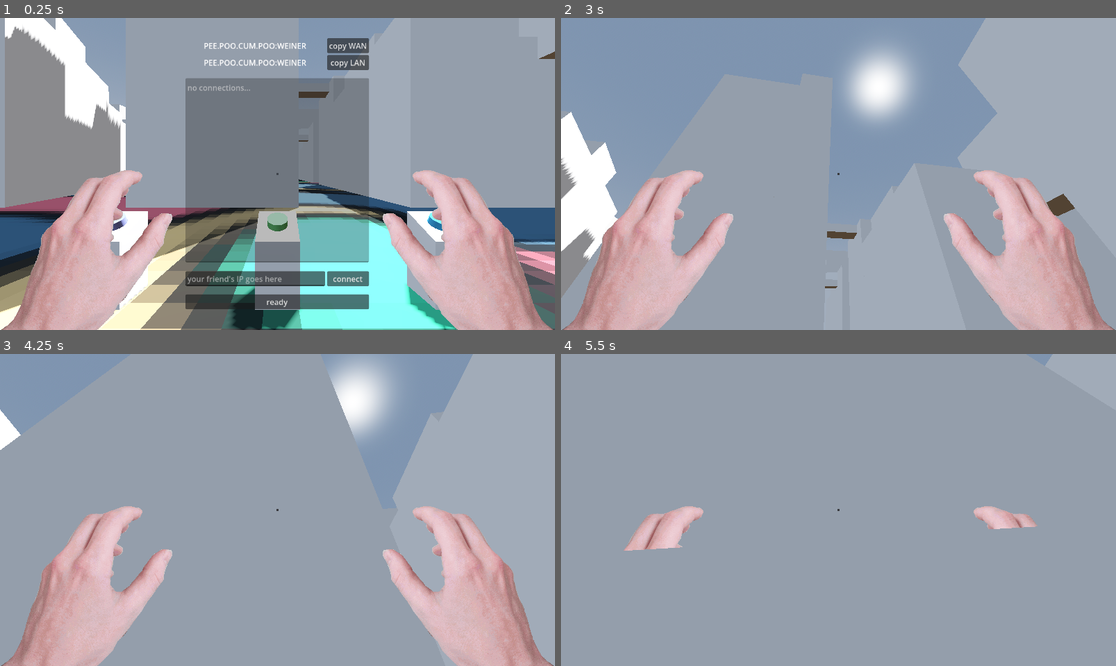
Above: before the commit, frames 1-4 (two rows, left to right).
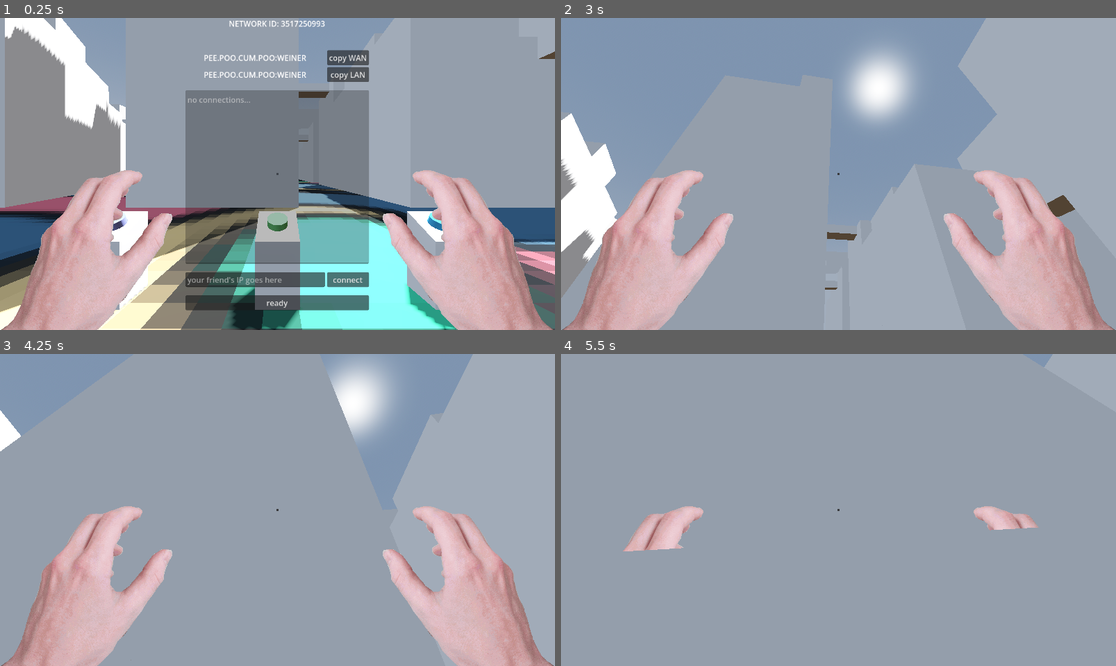
Above: after the commit, the same moments.

Repository: fennylol/tournamancy
Game: Godot game, scene res://5_global_utility/Tournamancy.tscn
Two runs of this game, one before a commit and one after it. Both use one fixed random seed, a clock stepped at 60 frames per second and the inputs below.
Inputs (mouse positions are in pixels of both pictures, inside the frame that each line leads up to):
- Up to frame 1 (0.25 s): no input
- Up to frame 2 (3 s): click (816, 280) at 0.52 s; type "12" at 0.6 s; click "connect" at 1.25 s; click "ready" at 2 s; tap Enter at 2.75 s; move the mouse to (866, 174) at 2.77 s; hold W (up) from 2.78 s (still down); click (866, 174) at 2.85 s
- Up to frame 3 (4.25 s): keep holding W (up); tap Space (jump) at 3.02, 3.77 s; move the mouse to (249, 510) at 3.52 s; right-click (249, 510) at 3.6 s
- Up to frame 4 (5.5 s): keep holding W (up); move the mouse to (849, 503) at 4.27 s; hold E (interact) 4.28-5.03 s; tap Space (jump) at 5, 5.27 s; move the mouse to (832, 516) at 5.02 s; click (832, 516) at 5.1 s

The runs differ from the first frame. In frame 1, 3.8% of the frame differs, in the area x 33-67%, y 0-94%; in frame 2, 0.4%; in frame 3, less than 0.1%; in frame 4, less than 0.1%.

Commit message:
multi-multi player achieved officially.

Diff:
--- a/5_global_utility/managers/multiplayer_manager/PingusPrime.gd
+++ b/5_global_utility/managers/multiplayer_manager/PingusPrime.gd
@@ -55,41 +55,46 @@
 signal recieved_data(sender_id: int, data_type: int, data: PackedByteArray)
 signal connection_established(sender_id: int)
 
+func _ready() -> void:
+   var local_port: int = NetworkID % 65534
+   var bind_err = Udp.bind(local_port)
+   if bind_err != OK: printerr("PingusPrime: failed to bind UDP socket"); return
 func _init(external_address: String = "", network_id: int = 0) -> void:
    NetworkID = network_id
+   ExternAddr = external_address
+   if NetworkID  == 0 : _discover_network_id()
+   if ExternAddr == "": _discover_address()
+func _discover_network_id() -> void:
    while NetworkID == 0:
       seed((Time.get_unix_time_from_system()*100000) as int)
       NetworkID = randi()
-
-   ExternAddr = external_address
-   var local_port: int = 0
-   var bind_err = Udp.bind(local_port)
-   if bind_err != OK: printerr("PingusPrime: failed to bind UDP socket"); return
-func _ready() -> void:
-   if ExternAddr == "":
-      var ipg := IPGopher.new()
-      ipg.ip_fetching_finished.connect(
-         func(result: IPGopher.IpFetchingErrs):
-            var retry_on_fail: Callable = func(err_str: String):
-               PingusTimer += 1
-               if PingusTimer < MAX_RETRIES:
-                  _emit_control(err_str + " Retrying... ")
-                  await get_tree().create_timer(RETRY_TIME).timeout
-                  ipg._attempt_addr_fetch()
-               else:
-                  _emit_control(err_str + " Aborting...")
-
-            match result:
-               IPGopher.IpFetchingErrs.OK:
-                  ExternAddr = ipg.get_address_as_string()
-                  _emit_control("External IP recieved: " + ExternAddr)
-                  ipg.queue_free()
-               IPGopher.IpFetchingErrs.BAD_RESULT  : retry_on_fail.call("BAD_RESULT.")
-               IPGopher.IpFetchingErrs.BAD_RESPONSE: retry_on_fail.call("BAD_RESPONSE.")
-               IPGopher.IpFetchingErrs.BAD_IP      : retry_on_fail.call("BAD_IP.")
-      )
-      ipg.set_name("IPGopher")
-      add_child(ipg)
+func _discover_address() -> void:
+   var ipg := IPGopher.new()
+   ipg.ip_fetching_finished.connect(
+      func(result: IPGopher.IpFetchingErrs):
+         var retry_on_fail: Callable = func(err_str: String):
+            PingusTimer += 1
+            if PingusTimer < MAX_RETRIES:
+               _emit_control(err_str + " Retrying... ")
+               await get_tree().create_timer(RETRY_TIME).timeout
+               ipg._attempt_addr_fetch()
+            else:
+               _emit_control(err_str + " Aborting...")
+
+         match result:
+            IPGopher.IpFetchingErrs.OK:
+               ExternAddr = ipg.get_address_as_string()
+               _emit_control("External IP recieved: " + ExternAddr)
+               ipg.queue_free()
+            IPGopher.IpFetchingErrs.BAD_RESULT  : retry_on_fail.call("BAD_RESULT.")
+            IPGopher.IpFetchingErrs.BAD_RESPONSE: retry_on_fail.call("BAD_RESPONSE.")
+            IPGopher.IpFetchingErrs.BAD_IP      : retry_on_fail.call("BAD_IP.")
+   )
+   ipg.set_name("IPGopher")
+   add_child(ipg)
+# =================== #
+# PingusState machine #
+# =================== #
 func _process(delta: float) -> void:
    if TargetAddr == "" or ExternAddr == "" or NetworkID == 0:
       if not PingusState == PingusStates.NOT_STARTED:
--- a/5_global_utility/managers/multiplayer_manager/connect_menu/connect_menu.gd
+++ b/5_global_utility/managers/multiplayer_manager/connect_menu/connect_menu.gd
@@ -1,6 +1,7 @@
 extends HBoxContainer
 class_name ConnectMenu
 
+@onready var ID_LABEL       : Label         = $VBoxContainer/ID_label
 @onready var WAN_LABEL      : Label         = $VBoxContainer/wan_info/WAN_label
 @onready var COPY_WAN_BUTTON: Button        = $VBoxContainer/wan_info/copy_wan_button
 @onready var LAN_LABEL      : Label         = $VBoxContainer/lan_info/LAN_label
@@ -23,7 +24,7 @@
 
 func _on_connect_button_pressed() -> void:
    var input_text = TARGET_IP_BOX.text.strip_edges()
-   if is_valid_ip_port(input_text):
+   if _is_valid_ip_port(input_text):
       TARGET_IP_BOX.text = ""
       connect_button_pressed.emit(input_text)
 
@@ -42,17 +43,21 @@
       lines.append(peer_name + ": " + state_name)
    PEER_LIST.text = "\n".join(lines)
 
+func _set_id_label(input_text: String) -> void:
+   ID_LABEL.text = input_text
+
 func _set_wan_label(input_text: String) -> void:
-   if is_valid_ip_port(input_text):
+   if _is_valid_ip_port(input_text):
       WAN_LABEL.text = input_text
       COPY_WAN_BUTTON.pressed.connect(DisplayServer.clipboard_set.bind(input_text))
 
 func _set_lan_label(input_text: String) -> void:
-   if is_valid_ip_port(input_text):
+   if _is_valid_ip_port(input_text):
       LAN_LABEL.text = input_text
       COPY_LAN_BUTTON.pressed.connect(DisplayServer.clipboard_set.bind(input_text))
 
-func is_valid_ip_port(input_text: String) -> bool:
+
+func _is_valid_ip_port(input_text: String) -> bool:
    var regex = RegEx.new()
    regex.compile("^((25[0-5]|2[0-4][0-9]|[01]?[0-9][0-9]?)\\.){3}(25[0-5]|2[0-4][0-9]|[01]?[0-9][0-9]?)$")
    var result = regex.search(input_text)
--- a/5_global_utility/managers/multiplayer_manager/connect_menu/connect_menu.tscn
+++ b/5_global_utility/managers/multiplayer_manager/connect_menu/connect_menu.tscn
@@ -19,6 +19,11 @@
 layout_mode = 2
 size_flags_horizontal = 3
 size_flags_stretch_ratio = 0.5
+
+[node name="ID_label" type="Label" parent="VBoxContainer" unique_id=390847983]
+layout_mode = 2
+size_flags_horizontal = 6
+text = "NETWORK ID: "
 
 [node name="spacer" type="Control" parent="VBoxContainer" unique_id=458992889]
 layout_mode = 2
--- a/5_global_utility/managers/multiplayer_manager/multiplayer_manager.gd
+++ b/5_global_utility/managers/multiplayer_manager/multiplayer_manager.gd
@@ -33,6 +33,11 @@
    ipg.set_name("PingusPrime.IPGopher")
    add_child(ipg)
 
+   while NetworkID == 0:
+      seed((Time.get_unix_time_from_system()*100000) as int)
+      NetworkID = randi()
+   ConnectionMenu._set_id_label("NETWORK ID: " + str(NetworkID))
+
    ConnectionMenu.connect_button_pressed.connect(_create_connection)
    ConnectionMenu.ready_button_pressed.connect(_on_ready_button_pressed)
 
@@ -47,7 +52,6 @@
          if conn.TargetID == target_id: return
 
    var MPC := PingusPrime.new(ExternalAddress, NetworkID)
-   NetworkID = MPC.NetworkID
    MPC.TargetAddr = target_address
    MPC.TargetID = target_id
    MPC.recieved_data.connect(_recieve_data)
